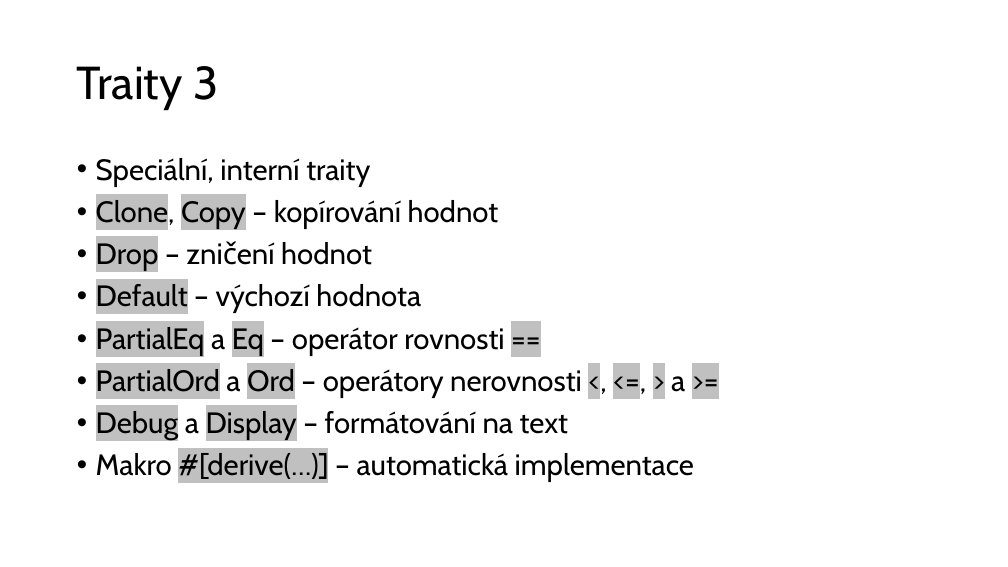
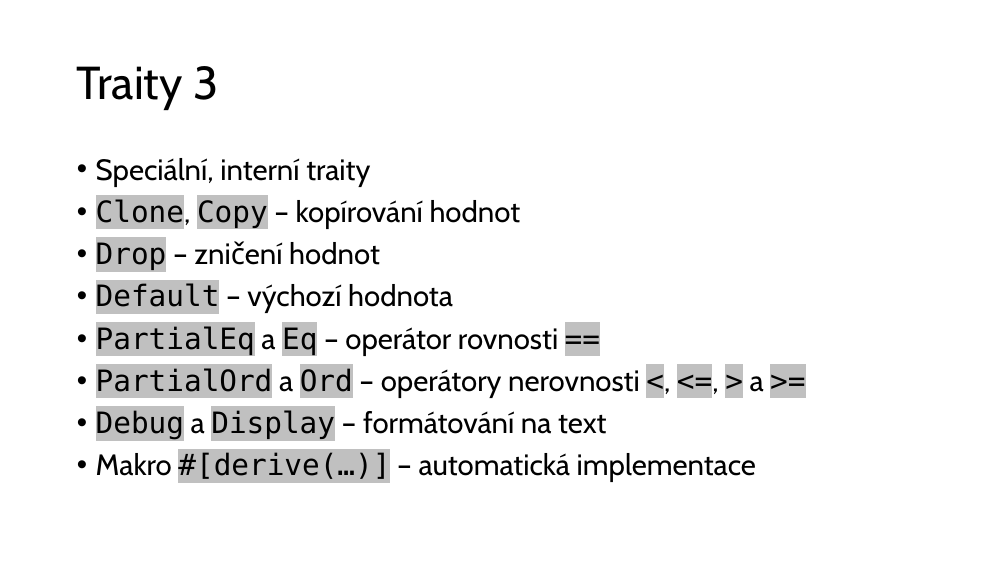
Before and after one commit to creeper6530/maturitni-projekt-docs, a slide deck: slide 11 of Prezentace.pptx. Drawn at 1008x567 pixels with LibreOffice and Linux fonts; fonts in the diff are those of the drawing. Boxes give left, top, right and bottom in pixels: in the first picture for what was removed or moved away, otherwise in the second. Text is boxed around its words. In the diff, an @@ line names an element or a change of style, - is before the commit and + after.

```diff
--- a/Prezentace.pptx
+++ b/Prezentace.pptx
@@ text at <box>96,198,764,482</box>: font Cabin to DejaVu Sans Mono in "Clone, Copy", "Drop", "Default", "PartialEq Eq ==" and 3 more places @@
```
Also in this commit, not shown: 3 other slides changed, 1 slide added.
